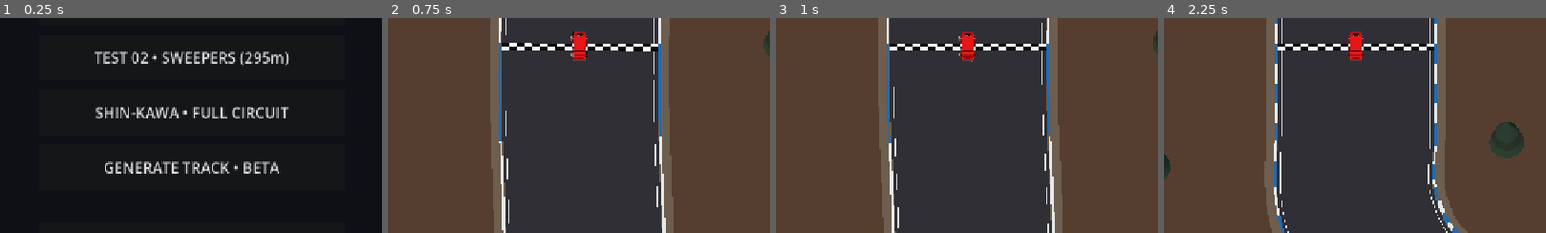
Above: before the commit, frames 1-4 (left to right).
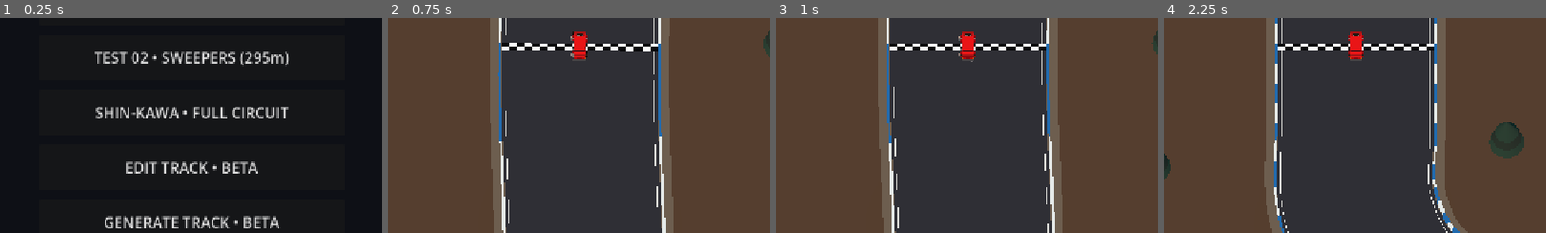
Above: after the commit, the same moments.

Repository: karllondor/Nitro-Wheelz-
Game: Godot game, scene res://scenes/boot.tscn
The game is run twice, just before and just after one commit, with the same random seed, the same clock (stepped at 60 frames per second) and the same inputs.
Inputs (mouse positions are % of the whole screen's width and height, from its top left):
- Up to frame 1 (0.25 s): no input
- Up to frame 2 (0.75 s): click "SHIN-KAWA • ORIGINAL" at 0.5 s
- Up to frame 3 (1 s): no input
- Up to frame 4 (2.25 s): tap Enter at 1.25 s; move the mouse to (72, 45) at 1.27 s; hold D (move_right) 1.28-2 s; tap M at 1.35 s; click (72, 45) at 1.42 s; click "TEST 01 • OVAL (271m)" at 2 s
The pictures show only the part of the screen within x 25-75%, y 50-100%; the shares and areas given below are measured in that part.

The runs differ from the first frame. In frame 1, 3.4% of the frame differs, in the area x 27-73%, y 66-98%; in frame 2, nothing differs; in frame 3, nothing differs; in frame 4, nothing differs.

Commit message:
feat(v0.1.9): separate actual Track Editor from random Generate Track menu item

Diff:
--- a/game/scripts/boot.gd
+++ b/game/scripts/boot.gd
@@ -50,6 +50,9 @@
     _button(menu,"SHIN-KAWA • FULL CIRCUIT","res://scenes/race.tscn",
         scale_factor,"res://tracks/shin_kawa_full_circuit.json")
 
+    _button(menu,"EDIT TRACK • BETA","res://scenes/track_editor.tscn",scale_factor)
+
+    # Generator BETA: generates a valid variant but does NOT permit editing.
     # Creator BETA: generate a new safe closed Track DNA variant locally;
     # never start a race with an unvalidated corridor.
     var generated_status := Label.new()
